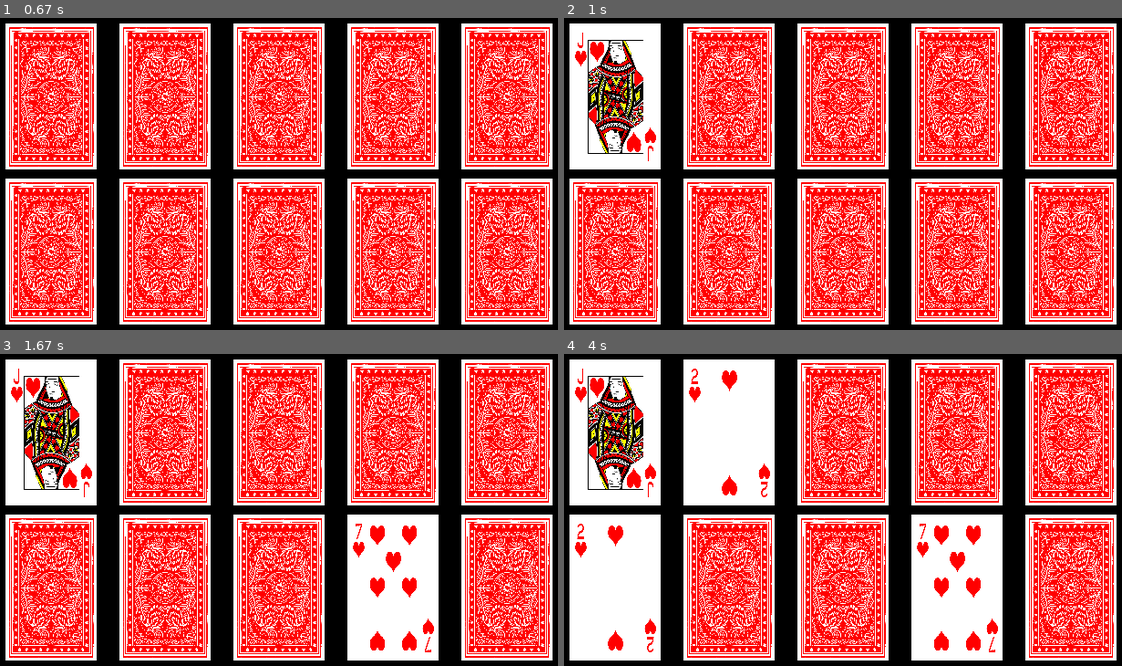
Above: before the commit, frames 1-4 (two rows, left to right).
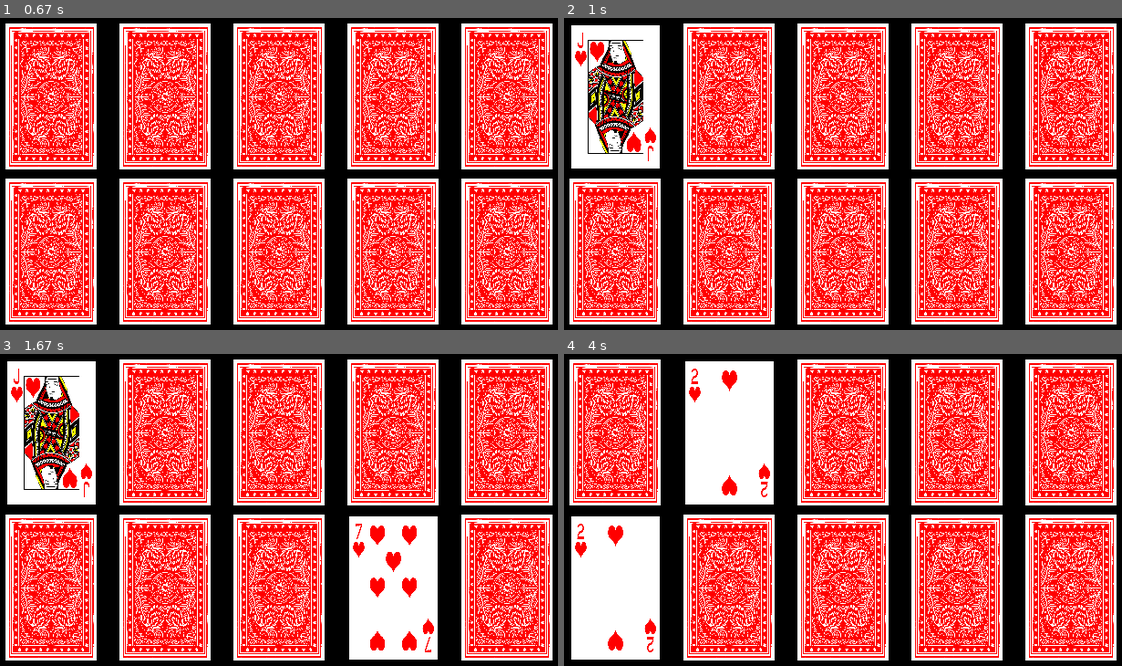
Above: after the commit, the same moments.

Repository: emiliosmoreno/pygame
Game: pygame game, started from card_game_memory/main.py
Two runs of this game, one before a commit and one after it. Both use one fixed random seed, a clock stepped at 60 frames per second and the inputs below.
Inputs (mouse positions are in pixels of both pictures, inside the frame that each line leads up to):
- Up to frame 1 (0.67 s): press the mouse at (507, 252) at 0.37 s; move the mouse to (301, 211) at 0.47 s; release the mouse at (100, 170) at 0.6 s
- Up to frame 2 (1 s): press the mouse at (954, 252) at 0.7 s; move the mouse to (798, 186) at 0.8 s; release the mouse at (642, 120) at 0.93 s
- Up to frame 3 (1.67 s): press the mouse at (390, 588) at 1.03 s; move the mouse to (401, 578) at 1.13 s; release the mouse at (412, 569) at 1.27 s
- Up to frame 4 (4 s): press the mouse at (954, 588) at 3.53 s; move the mouse to (809, 603) at 3.63 s; release the mouse at (658, 622) at 3.77 s; click (731, 432) at 3.88 s

Frame 1 is identical in both runs. In frame 2, 0.4% of the frame differs, in the area x 0-18%, y 1-49%; in frame 3, 0.7%; in frame 4, 10%, in the area x 0-79%, y 1-99%.

Commit message:
Gestión de la operatoria del juego

Diff:
--- a/card_game_memory/card.py
+++ b/card_game_memory/card.py
@@ -20,21 +20,24 @@
         self.palo=p
         self.posx=x
         self.posy=y
+        self.pintar=True
 
     def __init__(self,n, p):
         self.visible=False
         self.numero=n
         self.palo=p
+        self.pintar=True
 
     def pintar_carta(self,escena):
         self.escena=escena
-        if (not self.visible):
-            self.img = pygame.image.load('card_game_memory/img/cards/card_back_red.png')
-        else:
-            self.img = pygame.image.load('card_game_memory/img/cards/'+str(self.palo)+str(self.numero)+'.png')
+        if (self.pintar):
+            if (not self.visible):
+                self.img = pygame.image.load('card_game_memory/img/cards/card_back_red.png')
+            else:
+                self.img = pygame.image.load('card_game_memory/img/cards/'+str(self.palo)+str(self.numero)+'.png')
 
-        self.img = pygame.transform.scale(self.img , (Card.ANCHO,Card.ALTO)) # Scale the loaded card image
-        self.escena.blit(self.img,(self.posx,self.posy))
+            self.img = pygame.transform.scale(self.img , (Card.ANCHO,Card.ALTO)) # Scale the loaded card image
+            self.escena.blit(self.img,(self.posx,self.posy))
 
     def mostrar_carta(self):
         self.visible=True
@@ -50,3 +53,6 @@
 
     def setPosY(self,y):
         self.posy=y
+
+    def setPintar(self,estado):
+        self.pintar=estado
--- a/card_game_memory/main.py
+++ b/card_game_memory/main.py
@@ -42,6 +42,7 @@
             self.escena.fill(Constantes.COLOR_BLACK) #Se borra toda la escena
 
             while not self.en_pausa:
+                self.escena.fill(Constantes.COLOR_BLACK) #Se borra toda la escena
                 ManejadorEventos.run(self)
                 Utilidades.pintar_pausa_juego(self)
                 MemoryCardGame.pintar_cartas(self, self.game.mesa, self.escena)
--- a/card_game_memory/memory_card.py
+++ b/card_game_memory/memory_card.py
@@ -19,6 +19,7 @@
     def __init__(self, escena):
         self.mesa=list()    #inicialización de las cartas
         self.escena=escena
+        self.carta_seleccionada=None #Las cartas seleccionadas
 
         for numero in range(1,13):
             for palo in ('c','d','h','s'):
@@ -79,12 +80,44 @@
         # handle MOUSEBUTTONUP
         if evento.type == pygame.MOUSEBUTTONUP:
                 pos = pygame.mouse.get_pos()
-                MemoryCardGame.cambiar_cartas(self, self.mesa, pos[0], pos[1])
+                MemoryCardGame.cambiar_cartas(self, pos[0], pos[1])
 
-    def cambiar_cartas(self, mesa, x, y):
-        self.mesa=mesa
+    def cambiar_cartas(self, x, y):
         for pos in range(0,MemoryCardGame.MAX_CARDS_IN_TABLE):
-            carta=self.mesa[pos]
+            carta=self.game.mesa[pos]
             if (x >= carta.posx and x<=carta.posx+Card.ANCHO):
                 if (y>=carta.posy and y<=carta.posy+Card.ALTO):
-                    Card.cambiar_carta(carta)
+                    if (self.game.carta_seleccionada==None):
+                        self.game.carta_seleccionada=carta
+                        Card.cambiar_carta(carta)
+                    else:
+                        print("Carta seleccionada: "+str(self.game.carta_seleccionada.numero)+"-"+str(self.game.carta_seleccionada.palo))
+                        print("Carta: "+str(carta.numero)+"-"+str(carta.palo))
+                        esIgual=False
+                        if (carta.numero==self.game.carta_seleccionada.numero and carta.palo==self.game.carta_seleccionada.palo):
+                            esIgual=True
+                            print("Son iguales")
+
+                        if (esIgual):
+
+                            Card.cambiar_carta(carta)
+                            self.escena.fill(Constantes.COLOR_BLACK) #Se borra toda la escena
+                            MemoryCardGame.pintar_cartas(self, self.game.mesa, self.escena)
+                            pygame.display.update() #Se actualiza la escena
+                            pygame.time.wait(2000)
+
+                            self.game.carta_seleccionada.setPintar(False)
+                            carta.setPintar(False)
+                            self.game.carta_seleccionada=None
+
+                        else:
+                            esIgual=False
+                            Card.cambiar_carta(carta)
+                            self.escena.fill(Constantes.COLOR_BLACK) #Se borra toda la escena
+                            MemoryCardGame.pintar_cartas(self, self.game.mesa, self.escena)
+                            pygame.display.update() #Se actualiza la escena
+                            pygame.time.wait(2000)
+
+                            Card.cambiar_carta(self.game.carta_seleccionada)
+                            Card.cambiar_carta(carta)
+                            self.game.carta_seleccionada=None
